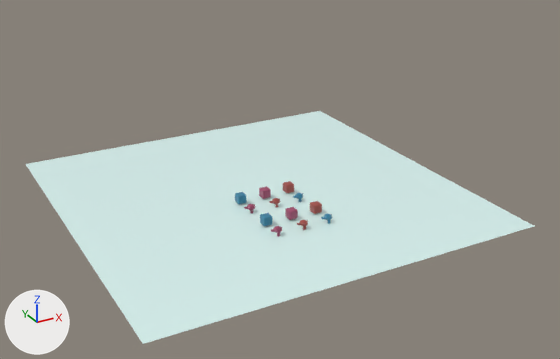
Two versions of the Blender file docs/client/models/monkey.blend, one commit apart.
Both versions are drawn from a camera (50 mm lens) standing at (-73.0, -122.6, 72.2) and looking at (4.1, 17.4, 2.1). The axes (+X, +Y, +Z) are drawn at lower left. The lights are the same throughout.
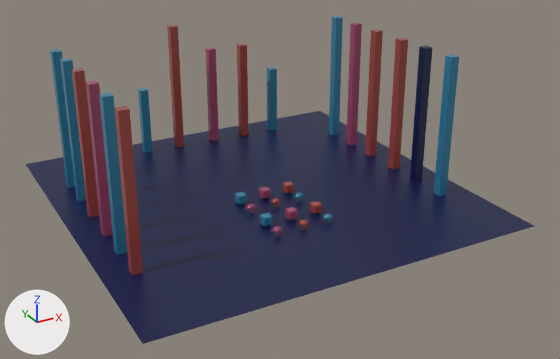
Changed parts and their boxes [x1, y1, x2, y2] in the pictures (560 x 359 px):
'Plane', recoloured (white to blue)
    both: [26, 111, 534, 344]
'Cube', added
    after: [114, 106, 143, 275]
'Cube.001', added (blue)
    after: [99, 93, 127, 255]
'Cube.012', added (blue)
    after: [434, 55, 459, 196]
'Cube.002', added
    after: [86, 81, 113, 236]
'Cube.003', added
    after: [72, 68, 99, 217]
'Cube.013', added (blue)
    after: [410, 46, 432, 182]
'Cube.014', added
    after: [388, 38, 408, 170]
'Cube.015', added
    after: [365, 29, 383, 156]
'Cube.004', added (blue)
    after: [60, 58, 86, 202]
'Cube.016', added
    after: [346, 22, 362, 145]
'Cube.017', added (blue)
    after: [329, 16, 343, 135]
'Cube.005', added (blue)
    after: [50, 49, 75, 188]
'Cube.008', added
    after: [167, 25, 184, 147]
'Cube.009', added
    after: [205, 47, 219, 141]
'Cube.010', added (red)
    after: [237, 43, 249, 136]
'Cube.007', added (blue)
    after: [138, 88, 152, 153]
'Cube.011', added (blue)
    after: [267, 67, 277, 131]

The change, as a diff of the scene's bpy script:
```diff
--- a/docs/client/models/monkey.blend.py
+++ b/docs/client/models/monkey.blend.py
@@ mat_material_004 @@
 mat_material_004 = principled_material('Material.004')
-mat_material_004.base_color = (0.705, 0.911, 0.885)  # white #dbf5f2
+mat_material_004.base_color = (0.00218, 0.00684, 0.0607)  # dark blue #071446
 mat_material_004.roughness = 0.242
@@ ob_cube_017 @@
+ob_cube_017 = bpy.data.objects.new('Cube.017', me_cube_029)  # a box spanning x -1.0..1.0, y -1.0..1.0, z -1.0..1.0; in mat_material_007 (blue #327fa0)
+ob_cube_017.location = (35.8, 44.6, 10.8)
+ob_cube_017.scale = (1.0, 1.0, -19.6)
@@ ob_cube_016 @@
+ob_cube_016 = bpy.data.objects.new('Cube.016', me_cube_028)  # a box spanning x -1.0..1.0, y -1.0..1.0, z -1.0..1.0; in mat_material_011 (pink #a04869)
+ob_cube_016.location = (35.8, 36.0, 10.8)
+ob_cube_016.scale = (1.0, 1.0, -19.6)
@@ ob_cube_015 @@
+ob_cube_015 = bpy.data.objects.new('Cube.015', me_cube_027)  # a box spanning x -1.0..1.0, y -1.0..1.0, z -1.0..1.0; in mat_material_005 (red #a04842)
+ob_cube_015.location = (35.8, 27.2, 10.8)
+ob_cube_015.scale = (1.0, 1.0, -19.6)
@@ ob_cube_014 @@
+ob_cube_014 = bpy.data.objects.new('Cube.014', me_cube_026)  # a box spanning x -1.0..1.0, y -1.0..1.0, z -1.0..1.0; in mat_material_005 (red #a04842)
+ob_cube_014.location = (35.8, 17.4, 10.8)
+ob_cube_014.scale = (1.0, 1.0, -19.6)
@@ ob_cube_013 @@
+ob_cube_013 = bpy.data.objects.new('Cube.013', me_cube_025)  # a box spanning x -1.0..1.0, y -1.0..1.0, z -1.0..1.0; in mat_material_004 (dark blue #071446)
+ob_cube_013.location = (35.8, 8.8, 10.8)
+ob_cube_013.scale = (1.0, 1.0, -19.6)
@@ ob_cube_012 @@
+ob_cube_012 = bpy.data.objects.new('Cube.012', me_cube_029.copy())
+ob_cube_012.location = (35.8, 0.0, 10.8)
+ob_cube_012.scale = (1.0, 1.0, -19.6)
@@ ob_cube_011 @@
+ob_cube_011 = bpy.data.objects.new('Cube.011', me_cube_029.copy())
+ob_cube_011.location = (22.7, 55.9, -3.7)
+ob_cube_011.rotation_euler = (0.0, 0.0, -1.597)  # degrees (0, 0, -92)
+ob_cube_011.scale = (1.0, 1.0, -19.6)
@@ ob_cube_010 @@
+ob_cube_010 = bpy.data.objects.new('Cube.010', me_cube_022)  # a box spanning x -1.0..1.0, y -1.0..1.0, z -1.0..1.0; in mat_material_005 (red #a04842)
+ob_cube_010.location = (14.1, 56.1, 3.7)
+ob_cube_010.rotation_euler = (0.0, 0.0, -1.597)  # degrees (0, 0, -92)
+ob_cube_010.scale = (1.0, 1.0, -19.6)
@@ ob_cube_009 @@
+ob_cube_009 = bpy.data.objects.new('Cube.009', me_cube_021)  # a box spanning x -1.0..1.0, y -1.0..1.0, z -1.0..1.0; in mat_material_011 (pink #a04869)
+ob_cube_009.location = (5.3, 56.3, 3.7)
+ob_cube_009.rotation_euler = (0.0, 0.0, -1.597)  # degrees (0, 0, -92)
+ob_cube_009.scale = (1.0, 1.0, -19.6)
@@ ob_cube_008 @@
+ob_cube_008 = bpy.data.objects.new('Cube.008', me_cube_020)  # a box spanning x -1.0..1.0, y -1.0..1.0, z -1.0..1.0; in mat_material_005 (red #a04842)
+ob_cube_008.location = (-4.5, 56.6, 10.5)
+ob_cube_008.rotation_euler = (0.0, 0.0, -1.597)  # degrees (0, 0, -92)
+ob_cube_008.scale = (1.0, 1.0, -19.6)
@@ ob_cube_007 @@
+ob_cube_007 = bpy.data.objects.new('Cube.007', me_cube_029.copy())
+ob_cube_007.location = (-13.1, 56.8, 2.5)
+ob_cube_007.rotation_euler = (0.0, 0.0, -1.597)  # degrees (0, 0, -92)
+ob_cube_007.scale = (1.0, 1.0, 12.6)
@@ ob_cube_005 @@
+ob_cube_005 = bpy.data.objects.new('Cube.005', me_cube_029.copy())
+ob_cube_005.location = (-36.0, 44.6, 10.8)
+ob_cube_005.scale = (1.0, 1.0, -19.6)
@@ ob_cube_004 @@
+ob_cube_004 = bpy.data.objects.new('Cube.004', me_cube_029.copy())
+ob_cube_004.location = (-36.0, 36.0, 10.8)
+ob_cube_004.scale = (1.0, 1.0, -19.6)
@@ ob_cube_003 @@
+ob_cube_003 = bpy.data.objects.new('Cube.003', me_cube_015)  # a box spanning x -1.0..1.0, y -1.0..1.0, z -1.0..1.0; in mat_material_005 (red #a04842)
+ob_cube_003.location = (-36.0, 27.2, 10.8)
+ob_cube_003.scale = (1.0, 1.0, -19.6)
@@ ob_cube_002 @@
+ob_cube_002 = bpy.data.objects.new('Cube.002', me_cube_014)  # a box spanning x -1.0..1.0, y -1.0..1.0, z -1.0..1.0; in mat_material_011 (pink #a04869)
+ob_cube_002.location = (-36.0, 17.4, 10.8)
+ob_cube_002.scale = (1.0, 1.0, -19.6)
@@ ob_cube_001 @@
+ob_cube_001 = bpy.data.objects.new('Cube.001', me_cube_029.copy())
+ob_cube_001.location = (-36.0, 8.8, 10.8)
+ob_cube_001.scale = (1.0, 1.0, -19.6)
@@ ob_cube @@
+ob_cube = bpy.data.objects.new('Cube', me_cube_012)  # a box spanning x -1.0..1.0, y -1.0..1.0, z -1.0..1.0; in mat_material_005 (red #a04842)
+ob_cube.location = (-36.0, 0.0, 10.8)
+ob_cube.scale = (1.0, 1.0, -19.6)
```
